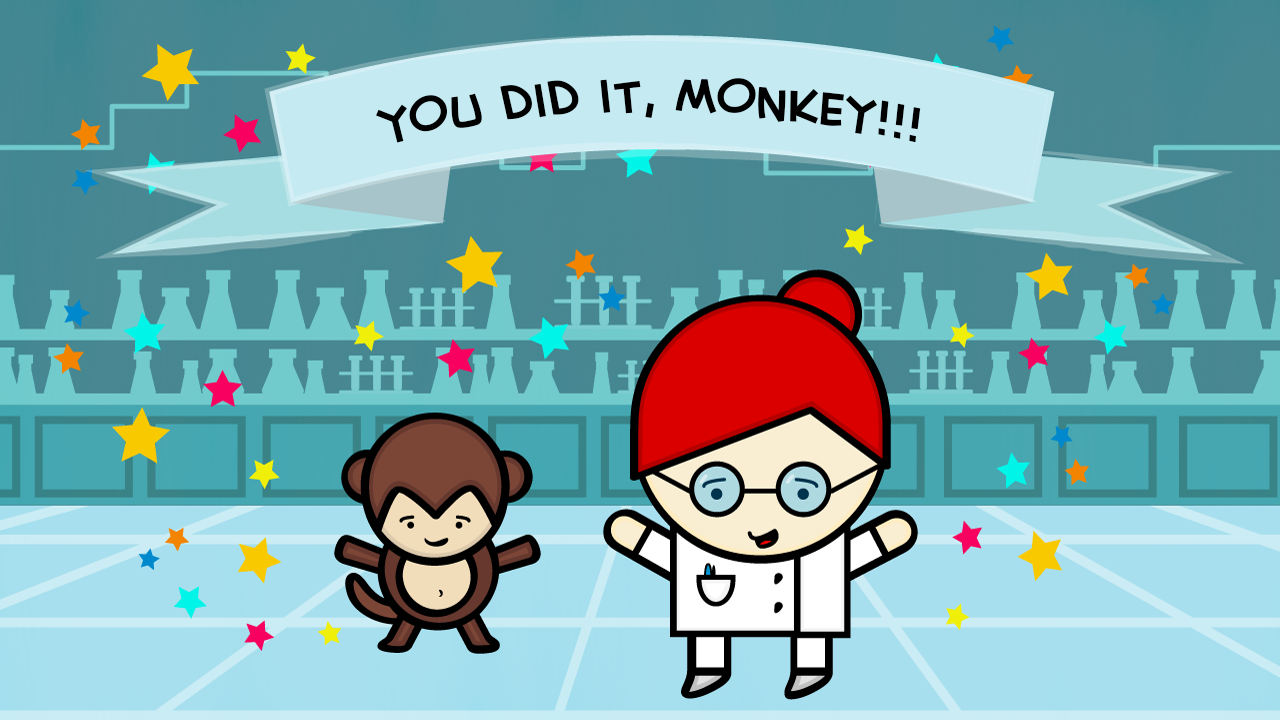
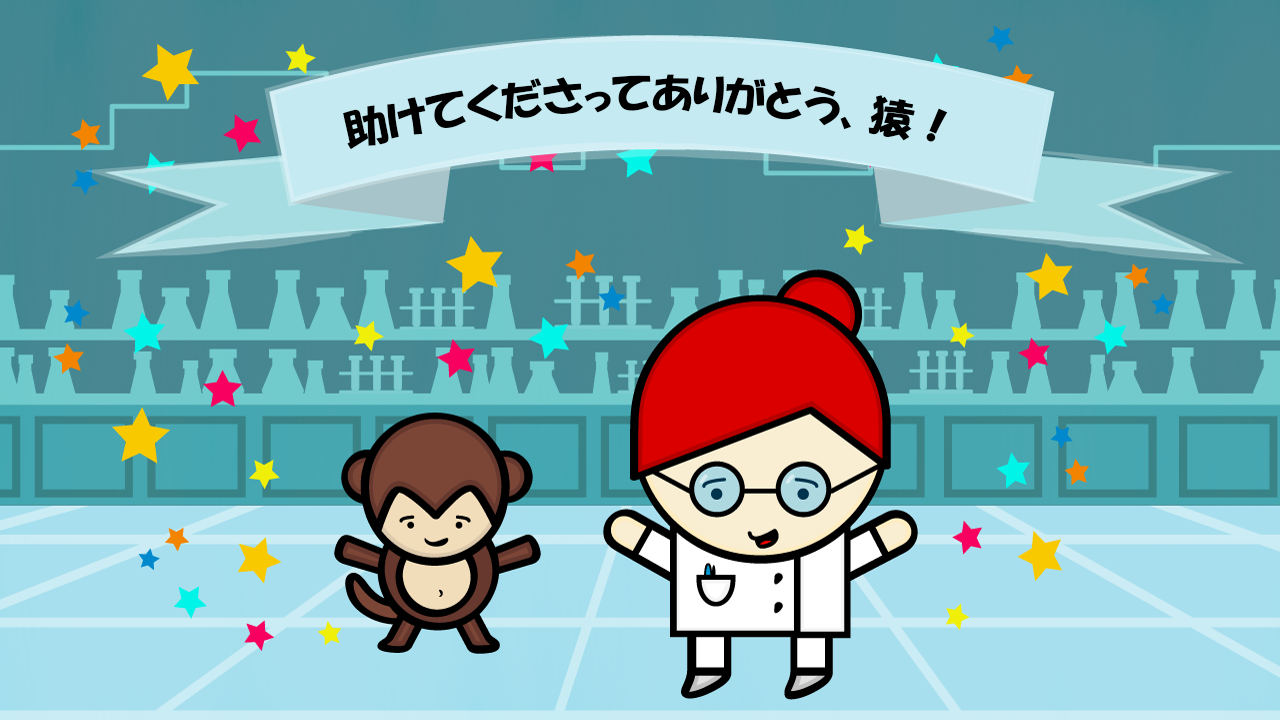
Revision of a layered (1280, 720) image; what changed, layer by layer:
added layer "YOU DiD iT, MONKEY!!! ja" above "YOU DiD iT, MONKEY!!! zh" over [343, 74, 948, 150]
hid "YOU DiD iT, MONKEY!!!" over [376, 78, 921, 143]
